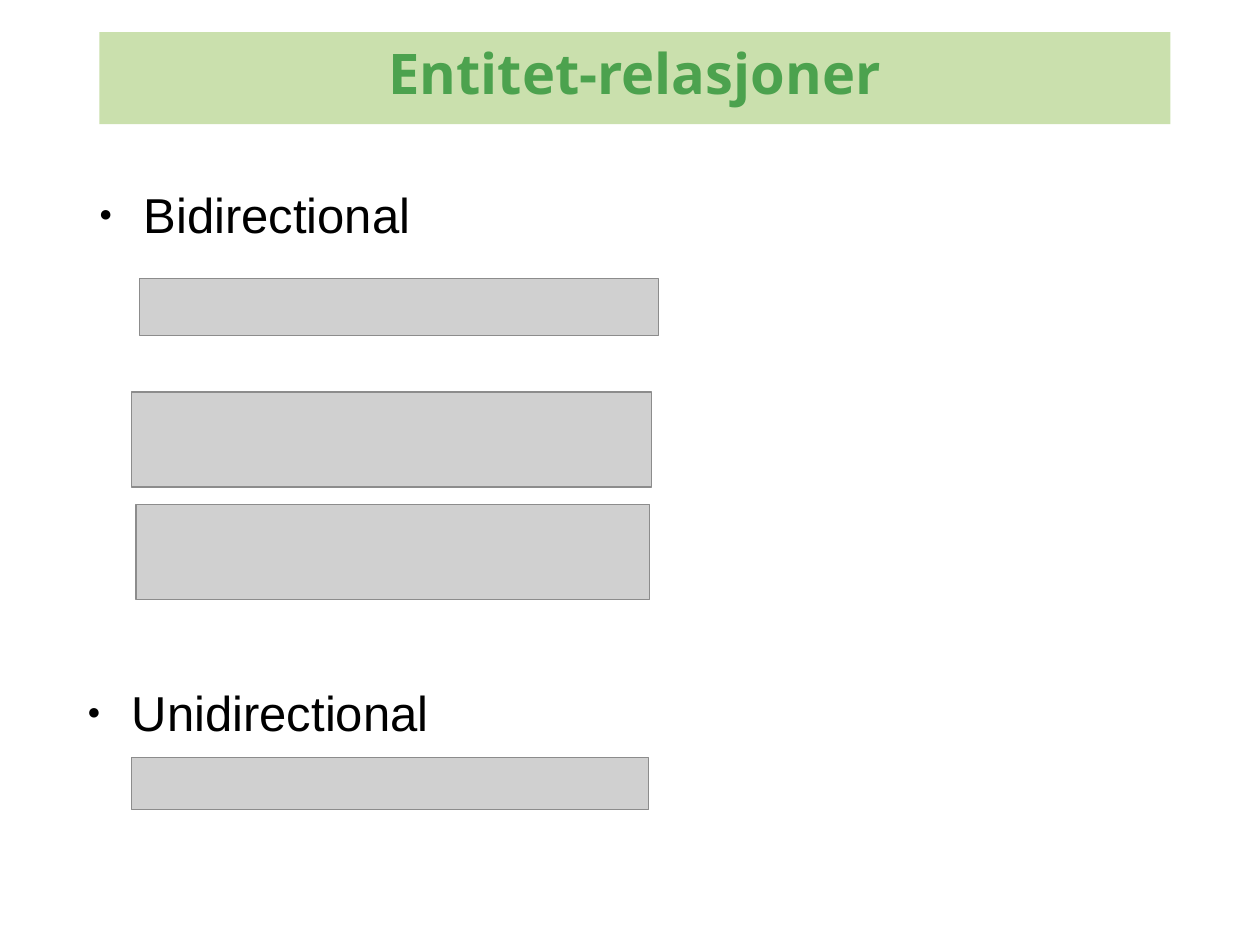
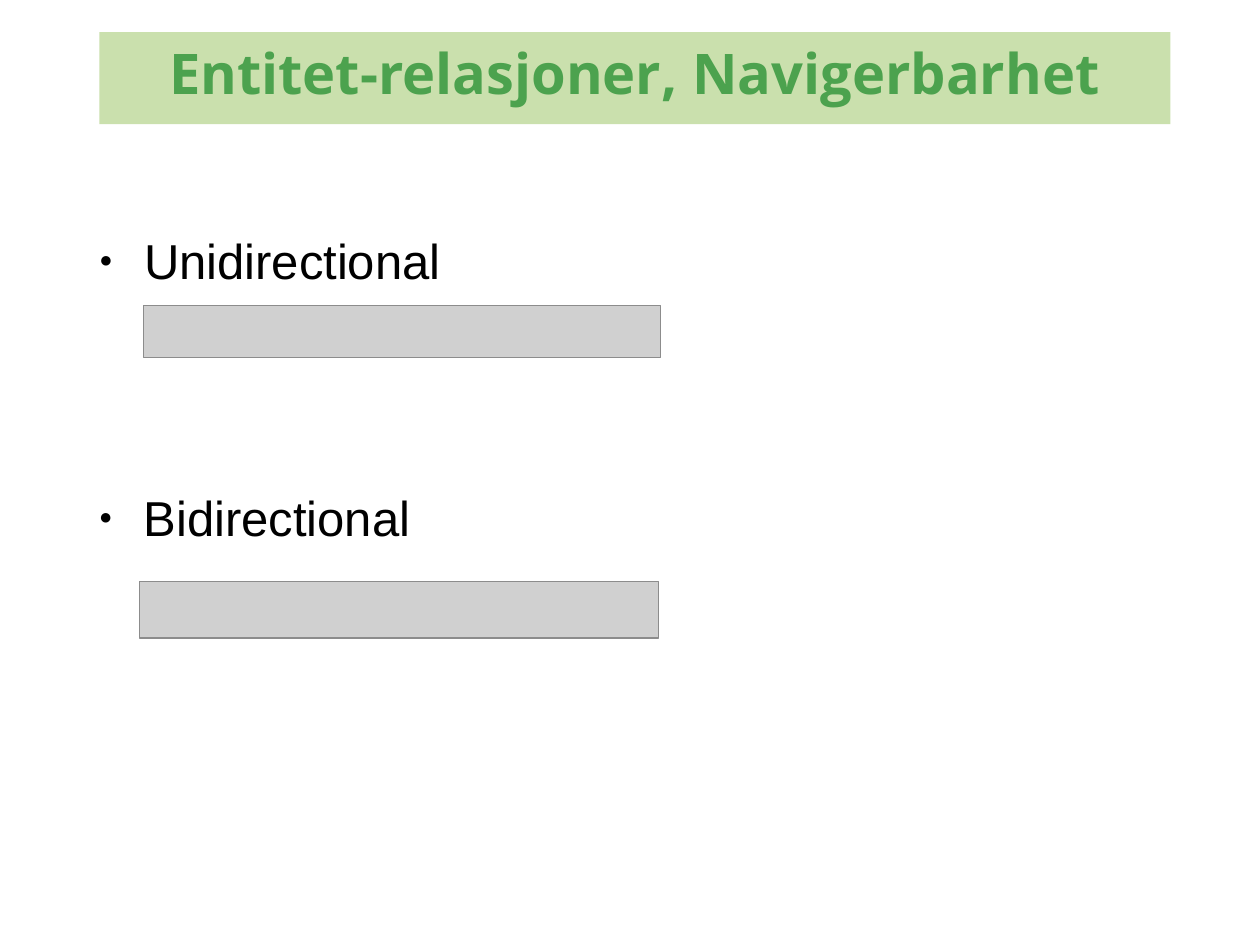
Before and after one commit to kenglxn/seam-maven-refimpl, a slide deck: slide 19 of sandbox/loo/jpa-continued/jpa-continued.odp (slide 42 before the commit). Drawn at 1260x945 pixels with LibreOffice and Linux fonts; fonts in the diff are those of the drawing; grey boxes stand for pictures; background and template pictures are left out. Boxes give left, top, right and bottom in pixels: in the first picture for what was removed or moved away, otherwise in the second. Text is boxed around its words. In the diff, an @@ line names an element or a change of style, - is before the commit and + after.

```diff
--- a/sandbox/loo/jpa-continued/jpa-continued.odp
+++ b/sandbox/loo/jpa-continued/jpa-continued.odp
@@ text in rectangle at [169, 51, 1099, 108]: text changed @@
-Entitet-relasjoner
+Entitet-relasjoner, Navigerbarhet
@@ text "Unidirectional": place and size @@
-text "Unidirectional" at [132, 695, 428, 732]
+text "Unidirectional" at [144, 243, 440, 280]
@@ picture: place and size @@
-picture at [140, 278, 659, 335]
+picture at [144, 305, 660, 357]
@@ picture removed at [132, 392, 651, 486] @@
@@ text "Bidirectional": place and size @@
-text "Bidirectional" at [144, 197, 411, 234]
+text "Bidirectional" at [144, 500, 411, 537]
@@ picture: place and size @@
-picture at [136, 504, 650, 598]
+picture at [140, 581, 659, 638]
@@ picture removed at [131, 757, 648, 809] @@
```
Also in this commit, not shown: 16 other slides changed, 2 slides added, 24 slides removed, 1 other file.
